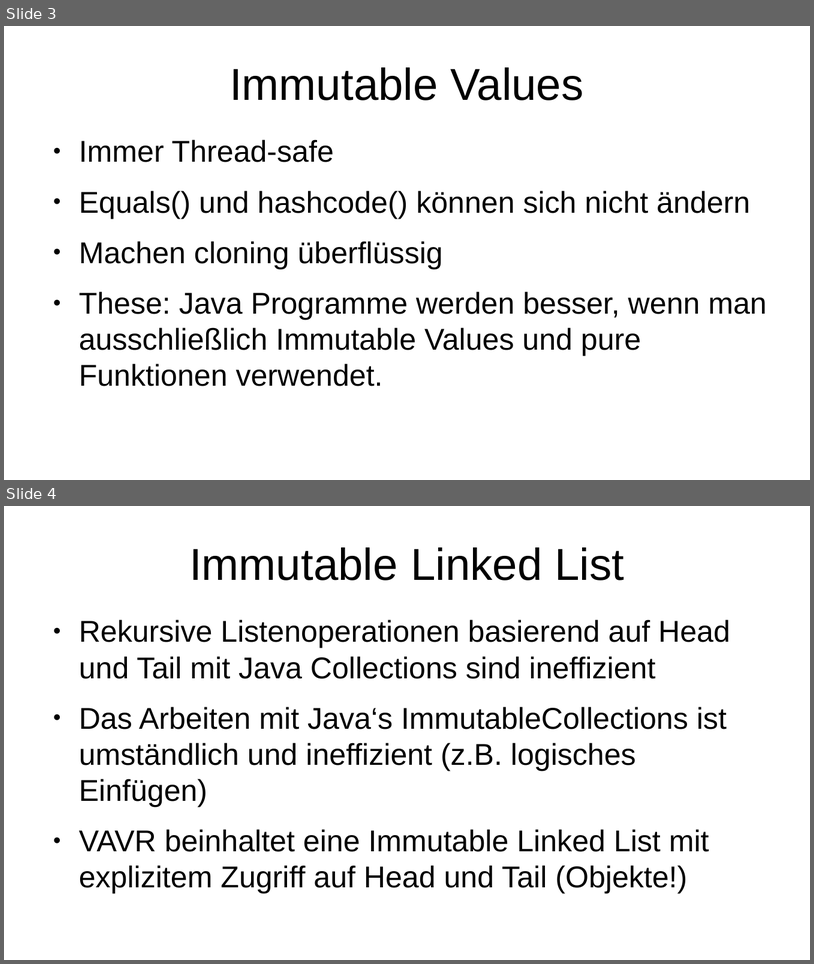
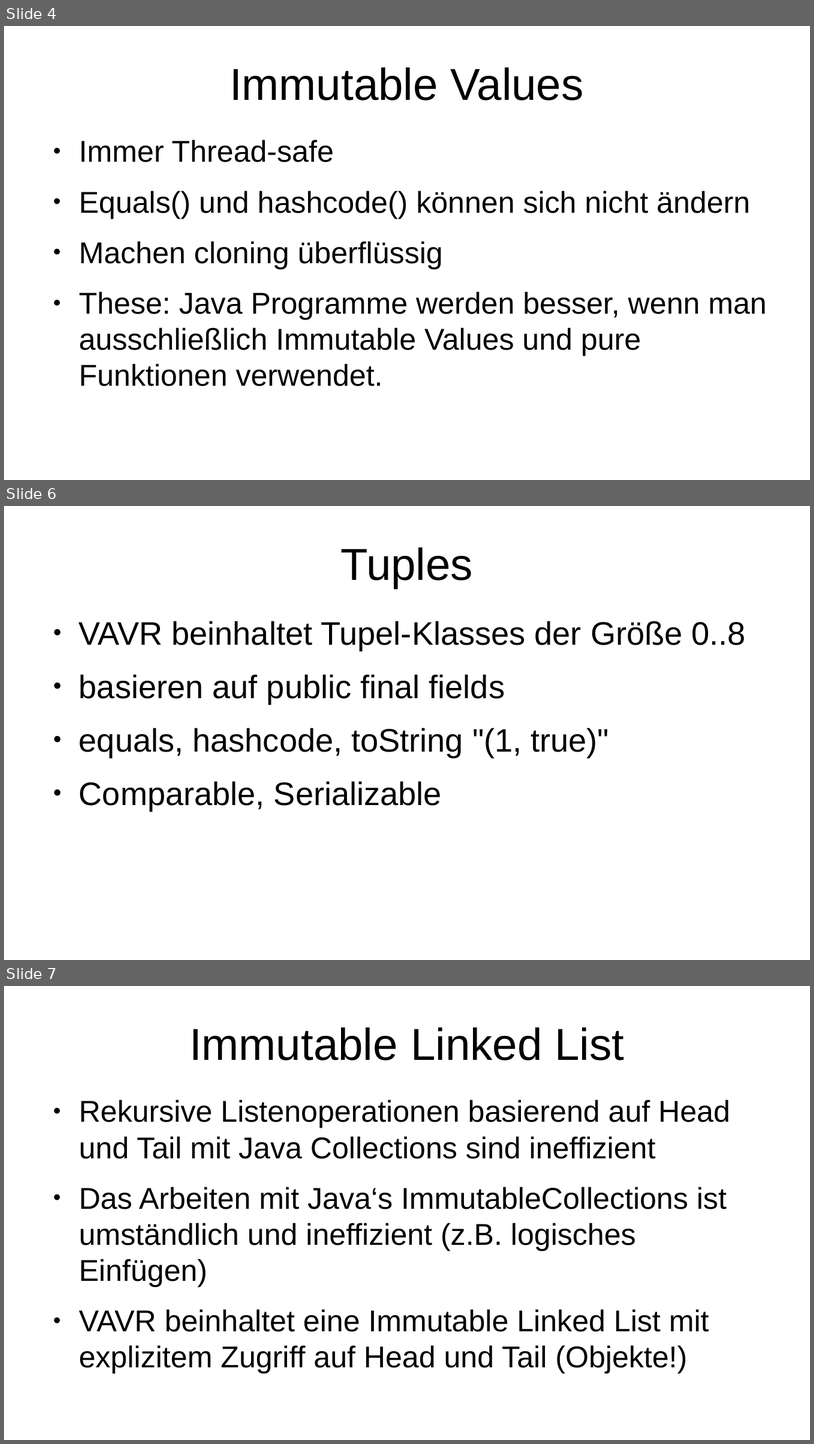
Before and after one commit to p3et/vavr-demo, a slide deck: coffee talk.odp. Shown one above the other, each under a label of ours: slides 3 and 4 before the commit, slides 4, 6 and 7 after it; the slides between them are not shown. The pictures are 814x964 and 814x1444 pixels, drawn with LibreOffice and Linux fonts; fonts in the diff are those of the drawing. Boxes give left, top, right and bottom in pixels: in the first picture for what was removed or moved away, otherwise in the second. Text is boxed around its words. In the diff, an @@ line names an element or a change of style, - is before the commit and + after.

Commit message:
tuples

```diff
--- a/coffee talk.odp
+++ b/coffee talk.odp
@@ slide 6 added at bbox=[4, 506, 810, 960], background #FFFFFF @@
@@ title added at bbox=[341, 547, 473, 588], 44 pt, text #000000 @@
+Tuples
@@ text added at bbox=[79, 621, 746, 810], 32 pt, text #000000 @@
+● VAVR beinhaltet Tupel-Klasses der Größe 0..8
+● basieren auf public final fields
+● equals, hashcode, toString "(1, true)"
+● Comparable, Serializable
@@ what was slide 3 is now slide 4 @@
@@ what was slide 4 is now slide 7 @@
```
Also in this commit, not shown: 4 other slides added, 1 slide removed, 2 other files.
